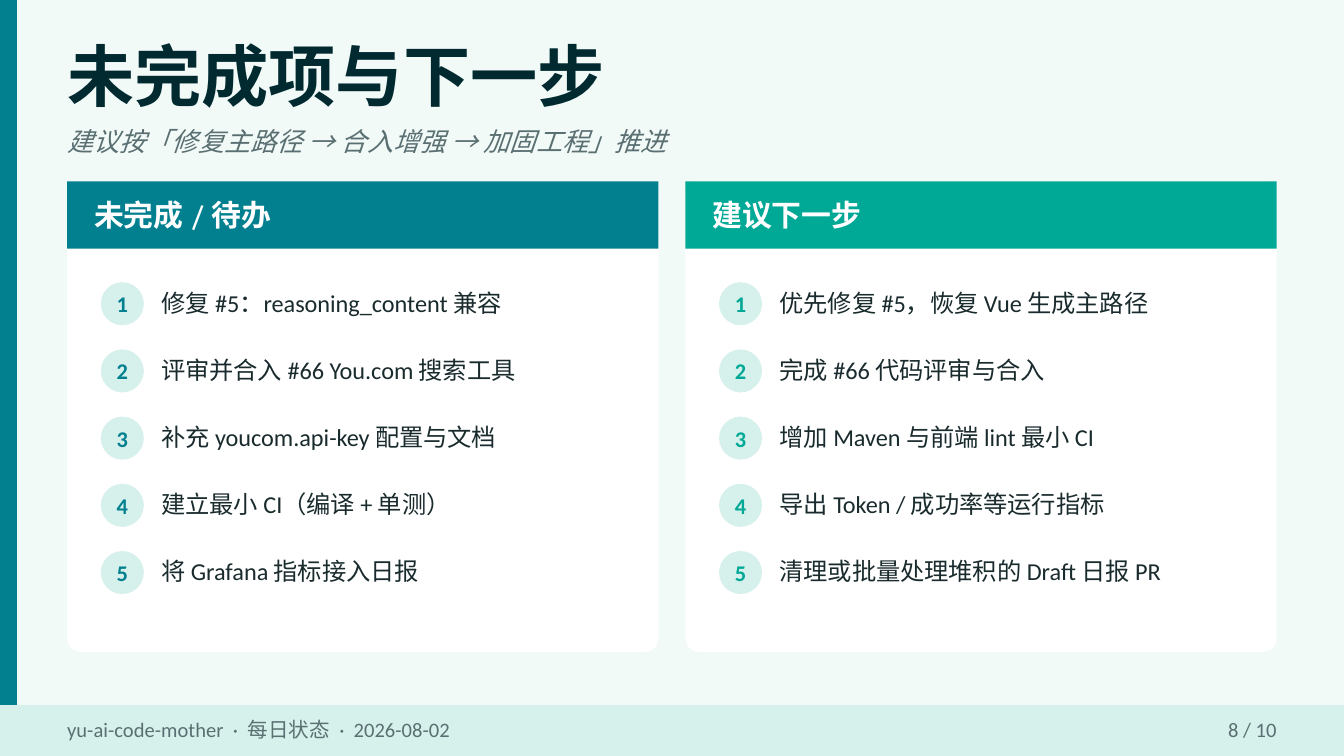
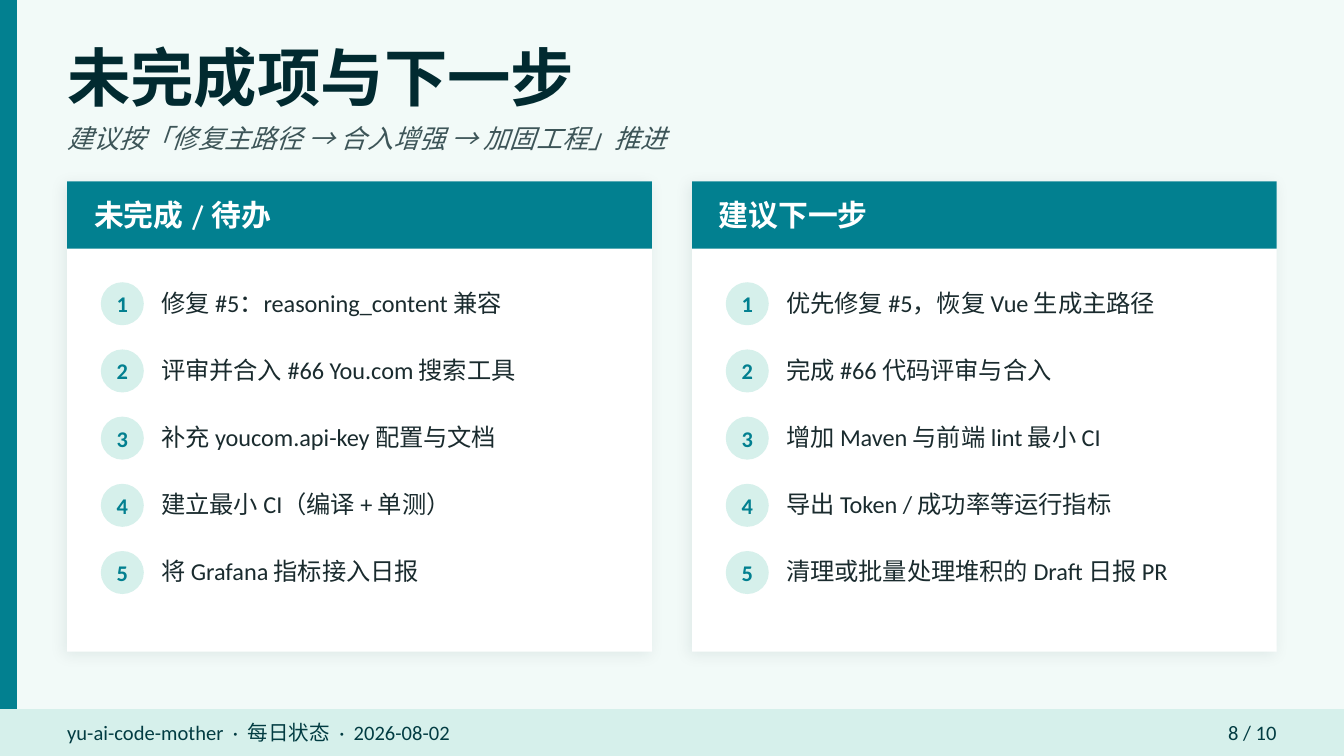
Before and after one commit to liyupi/yu-ai-code-mother, a slide deck: slide 8 of docs/reports/project-status-2026-08-02.pptx. Drawn at 1344x756 pixels with LibreOffice and Linux fonts; fonts in the diff are those of the drawing. Boxes give left, top, right and bottom in pixels: in the first picture for what was removed or moved away, otherwise in the second. Text is boxed around its words. In the diff, an @@ line names an element or a change of style, - is before the commit and + after.

```diff
--- a/docs/reports/project-status-2026-08-02.pptx
+++ b/docs/reports/project-status-2026-08-02.pptx
@@ text "未完成项与下一步" at (x1=67, y1=46, x2=574, y2=107): size 36 to 34 pt @@
@@ text "建议按「修复主路径 → 合入增强 → 加固工程」推进" at (x1=67, y1=126, x2=667, y2=151): text colour #5A6F72 to #3D5558 @@
@@ rectangle resized from (x1=67, y1=181, x2=659, y2=249) to (x1=67, y1=181, x2=652, y2=249) @@
@@ rectangle resized from (x1=67, y1=181, x2=659, y2=652) to (x1=67, y1=181, x2=652, y2=652) @@
@@ rectangle at (x1=67, y1=181, x2=652, y2=652): rounded rectangle to rectangle; shadow on @@
@@ rectangle resized from (x1=685, y1=181, x2=1277, y2=249) to (x1=692, y1=181, x2=1277, y2=249) @@
@@ rectangle at (x1=692, y1=181, x2=1277, y2=249): fill #00A896 to #028090 @@
@@ rectangle at (x1=692, y1=181, x2=1277, y2=652): rounded rectangle to rectangle; shadow on @@
@@ rectangle resized from (x1=685, y1=181, x2=1277, y2=652) to (x1=692, y1=181, x2=1277, y2=652) @@
@@ 11 texts, 5 ellipses moved together from (x1=712, y1=200, x2=1161, y2=594) to (x1=719, y1=200, x2=1168, y2=594) @@
@@ text colour #00A896 to #028090 in 5 elements at (x1=742, y1=297, x2=753, y2=312), (x1=742, y1=364, x2=753, y2=379), (x1=742, y1=432, x2=753, y2=447), (x1=742, y1=499, x2=753, y2=514), (x1=742, y1=566, x2=753, y2=581) @@
@@ rectangle resized from (x1=0, y1=706, x2=1344, y2=756) to (x1=0, y1=710, x2=1344, y2=755) @@
@@ text "yu-ai-code-mother · 每日状态 · 2026-08-02" at (x1=67, y1=722, x2=450, y2=744): text colour #5A6F72 to #023C42 @@
@@ text "8 / 10" at (x1=1228, y1=726, x2=1277, y2=740): text colour #5A6F72 to #023C42 @@
```
Also in this commit, not shown: 9 other slides changed.
